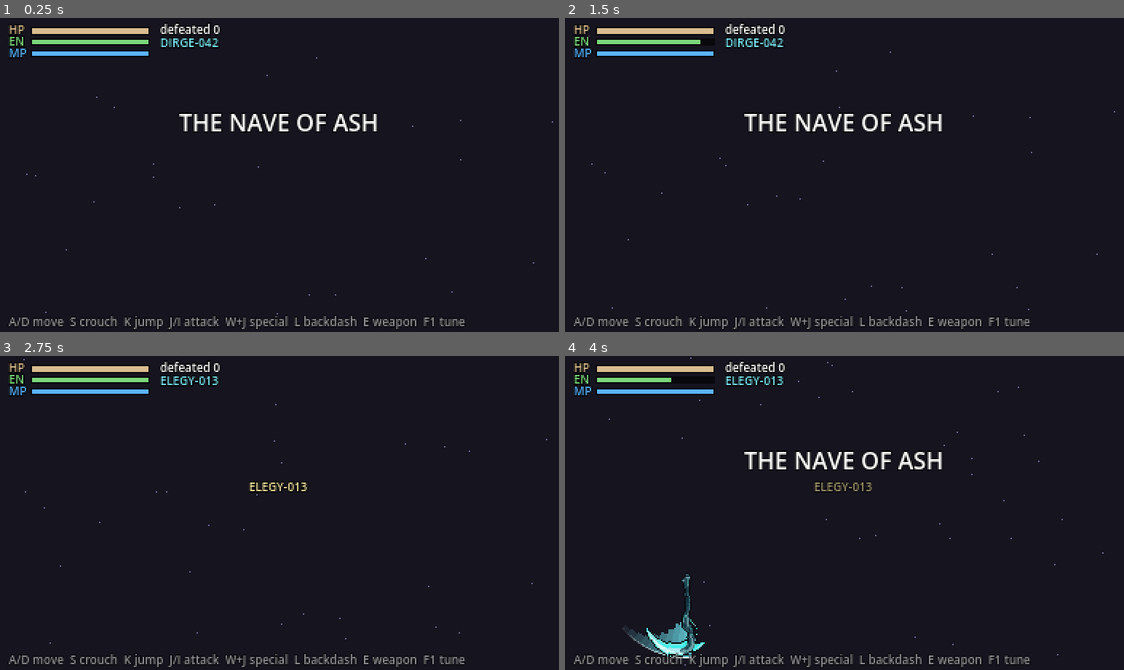
Above: before the commit, frames 1-4 (two rows, left to right).
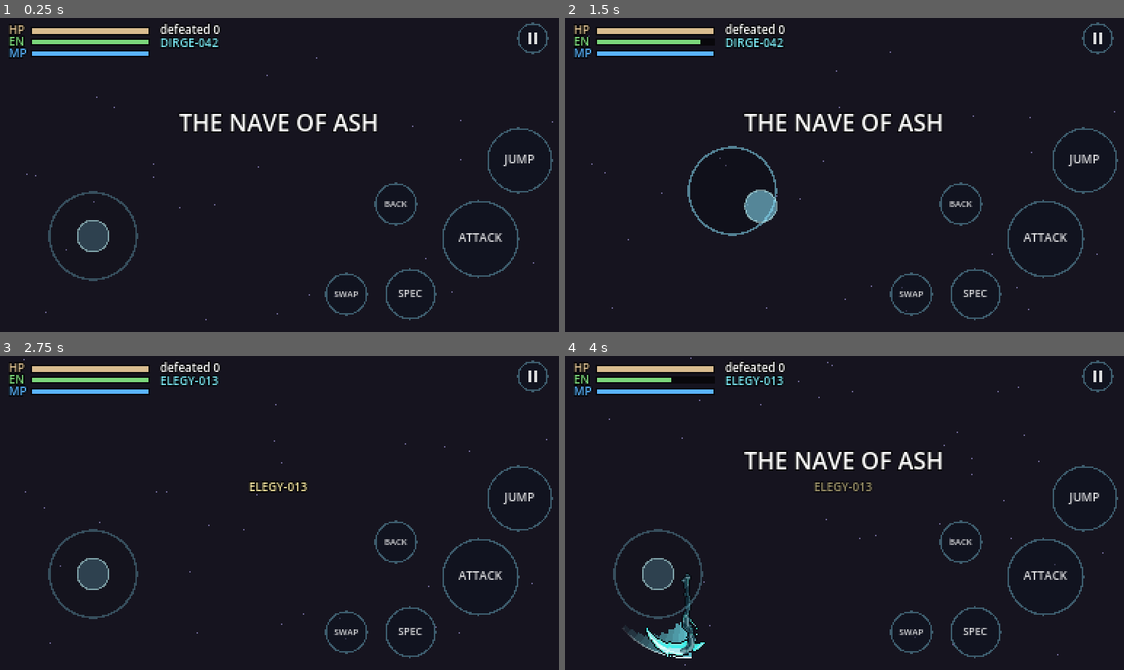
Above: after the commit, the same moments.

Repository: ferasalm/new-vania
Game: Godot game, scene res://main.tscn
Two runs of this game, one before a commit and one after it. Both use one fixed random seed, a clock stepped at 60 frames per second and the inputs below.
Inputs (mouse positions are in pixels of both pictures, inside the frame that each line leads up to):
- Up to frame 1 (0.25 s): no input
- Up to frame 2 (1.5 s): tap Enter at 0.5 s; move the mouse to (967, 159) at 0.52 s; hold D (right) 0.53-1.25 s; tap J (attack) at 0.6 s; click (967, 159) at 0.67 s; tap K (jump) at 0.77, 1.07 s; tap I (attack2) at 0.8 s; drag from (732, 190) to (816, 237) at 1.27 s
- Up to frame 3 (2.75 s): move the mouse to (335, 443) at 2.02 s; hold A (left) from 2.03 s (still down); hold K (jump) from 2.03 s (still down); tap E (swap) at 2.1 s; click (335, 443) at 2.17 s
- Up to frame 4 (4 s): release A (left) at 2.75 s; release K (jump) at 2.75 s; tap R (restart) at 2.75 s; drag from (816, 575) to (676, 465) at 2.77 s; move the mouse to (1012, 560) at 3.52 s; hold D (right) from 3.53 s (still down); tap J (attack) at 3.6 s; click (1012, 560) at 3.67 s; tap K (jump) at 3.77 s; tap I (attack2) at 3.8 s

The runs differ from the first frame. In frame 1, 3.2% of the frame differs, in the area x 1-99%, y 1-100%; in frame 2, 3.2%; in frame 3, 3.2%; in frame 4, 3.3%.
Error in both runs: Cannot call method 'get_width' on a null value. (res://door.gd:64)

Commit message:
feat(feel-v3): android touch controls and debug APK build
The touch rig feeds the same InputMap actions as the keyboard, so the
gameplay code is untouched. Layout follows the input GDD where the
prototype has the verb: floating stick in the left 42%, down-zone crouch
(25 deg entry / 45 deg exit, 90 ms guard), one large attack button that
alternates hands, jump, special, swap, a11y backdash button plus the
double-tap-back gesture, a world-anchored cache bubble, and a pause
surface with room jumps.

Textures and audio now load through imported resources first (APK/PCK)
with the raw-file path kept for cold clones. Adds the Android export
preset (arm64, landscape, gl_compatibility, ETC2/ASTC) and documents
install, controls and rebuild steps.

Refs: design/gdd/input-control-mapping.md

Diff:
--- a/prototypes/feel-v3/audio.gd
+++ b/prototypes/feel-v3/audio.gd
@@ -56,14 +56,21 @@
 
 
 func _load(rel: String) -> AudioStream:
-	var path := ProjectSettings.globalize_path(BASE + rel)
-	if not FileAccess.file_exists(path):
-		return null
-	if rel.to_lower().ends_with(".ogg"):
-		return AudioStreamOggVorbis.load_from_file(path)
-	if rel.to_lower().ends_with(".wav"):
-		return AudioStreamWAV.load_from_file(path)
-	return null
+	# imported projects and exported builds: use the imported stream
+	var path := BASE + rel
+	var st: AudioStream = null
+	if ResourceLoader.exists(path):
+		st = load(path) as AudioStream
+	# cold clone with no import step: read the raw file through FileAccess
+	if st == null:
+		var bytes := FileAccess.get_file_as_bytes(path)
+		if bytes.is_empty():
+			return null
+		if rel.to_lower().ends_with(".ogg"):
+			st = AudioStreamOggVorbis.load_from_buffer(bytes)
+		elif rel.to_lower().ends_with(".wav"):
+			st = AudioStreamWAV.load_from_buffer(bytes)
+	return st
 
 
 func count(group: String) -> int:
--- a/prototypes/feel-v3/game.gd
+++ b/prototypes/feel-v3/game.gd
@@ -61,15 +61,22 @@
 
 
 func tex(rel: String) -> Texture2D:
-	# Raw PNG loading (same trick as v2): runs from a cold clone with no import step.
+	# imported projects and exported builds use the imported texture; a cold clone
+	# with no import step falls back to the raw PNG.
 	if _tex.has(rel):
 		return _tex[rel]
-	var path := ProjectSettings.globalize_path("res://assets/" + rel)
+	# imported projects and exported builds: use the imported texture
+	var res_path := "res://assets/" + rel
 	var t: Texture2D = null
-	if FileAccess.file_exists(path):
-		var img := Image.load_from_file(path)
-		if img != null:
-			t = ImageTexture.create_from_image(img)
+	if ResourceLoader.exists(res_path):
+		t = load(res_path) as Texture2D
+	# cold clone with no import step: read the raw PNG through FileAccess
+	if t == null:
+		var bytes := FileAccess.get_file_as_bytes(res_path)
+		if not bytes.is_empty():
+			var img := Image.new()
+			if img.load_png_from_buffer(bytes) == OK:
+				t = ImageTexture.create_from_image(img)
 	if t == null:
 		push_error("missing texture " + rel)
 	_tex[rel] = t
--- a/prototypes/feel-v3/hud.gd
+++ b/prototypes/feel-v3/hud.gd
@@ -22,6 +22,8 @@
 var _fade: ColorRect
 var _banner_t := 0.0
 var _toast_t := 0.0
+var _hint: Label
+var touch_mode := false
 
 
 func _ready() -> void:
@@ -47,8 +49,8 @@
 	_kills = _label("", Vector2(110, 2))
 	_weapon = _label("", Vector2(110, 11))
 	_weapon.modulate = Color("#7BE6F2")
-	var hint := _label("A/D move  S crouch  K jump  J/I attack  W+J special  L backdash  E weapon  F1 tune", Vector2(6, 203))
-	hint.modulate = Color(1, 1, 1, 0.55)
+	_hint = _label("A/D move  S crouch  K jump  J/I attack  W+J special  L backdash  E weapon  F1 tune", Vector2(6, 203))
+	_hint.modulate = Color(1, 1, 1, 0.55)
 	_banner = _centered(Vector2(0, 60), 16)
 	_toast = _centered(Vector2(0, 84), 8)
 	_toast.modulate = Color("#F2E3A0")
@@ -107,6 +109,7 @@
 	_banner.modulate.a = clampf(_banner_t, 0.0, 1.0)
 	_toast_t = maxf(0.0, _toast_t - delta)
 	_toast.modulate.a = clampf(_toast_t * 2.0, 0.0, 1.0)
+	_hint.visible = not touch_mode
 
 
 func flash(name: String) -> void:
--- a/prototypes/feel-v3/main.gd
+++ b/prototypes/feel-v3/main.gd
@@ -12,6 +12,7 @@
 const Boss := preload("res://boss.gd")
 const Hud := preload("res://hud.gd")
 const TuningPanel := preload("res://tuning_panel.gd")
+const Touch := preload("res://touch.gd")
 const ROOMS := ["church", "library", "save", "lab", "boss"]
 const TITLES := {"church": "THE NAVE OF ASH", "library": "THE UNREAD STACKS", "save": "CACHE STATION 002",
 	"lab": "SPECIMEN HALL", "boss": "THE PALLBEARER"}
@@ -22,6 +23,7 @@
 var cam: Camera2D
 var hud: CanvasLayer
 var panel: CanvasLayer
+var touch: Control
 var boss: Node2D
 var room_name := ""
 var enemies: Array = []
@@ -43,6 +45,11 @@
 	add_child(hud)
 	panel = TuningPanel.new()
 	add_child(panel)
+	var touch_layer := CanvasLayer.new()
+	touch_layer.layer = 30
+	add_child(touch_layer)
+	touch = Touch.new()
+	touch_layer.add_child(touch)
 	var start := "church"
 	for a in OS.get_cmdline_user_args():
 		if a.begins_with("room=") and ROOMS.has(a.substr(5)):
@@ -172,7 +179,8 @@
 	if not room.spawns.has("M"):
 		return
 	var near: bool = absf(player.global_position.x - room.spawns["M"].x) < 30.0 and player.is_on_floor()
-	hud.prompt("W: cache memory (heal and save)" if near else "")
+	var touch_on: bool = touch != null and touch.active
+	hud.prompt("" if touch_on else ("W: cache memory (heal and save)" if near else ""))
 	if near and Input.is_action_just_pressed("up") and player.state == "move":
 		saved = true
 		player.hp = T.v("player_hp")
@@ -210,7 +218,8 @@
 	if room.doors.has("left"):
 		room.doors["left"].locked = false
 	ring_fx(room.size / 2.0, 160.0, Color(1.0, 0.85, 0.4))
-	hud.toast("LAID TO REST  -  the prototype ends here. R plays again.", 8.0)
+	var again := "pause > restart" if touch != null and touch.active else "R plays again"
+	hud.toast("LAID TO REST  -  the prototype ends here. %s." % again, 8.0)
 	Sfx.play_music("music_save")
 
 
--- a/prototypes/feel-v3/project.godot
+++ b/prototypes/feel-v3/project.godot
@@ -25,8 +25,16 @@
 window/stretch/mode="viewport"
 window/stretch/aspect="keep"
 window/stretch/scale_mode="integer"
+window/handheld/orientation=4
+
+[input_devices]
+
+pointing/emulate_touch_from_mouse=true
 
 [rendering]
 
+renderer/rendering_method="gl_compatibility"
+renderer/rendering_method.mobile="gl_compatibility"
+textures/vram_compression/import_etc2_astc=true
 textures/canvas_textures/default_texture_filter=0
 environment/defaults/default_clear_color=Color(0.086, 0.078, 0.133, 1)
--- /dev/null
+++ b/prototypes/feel-v3/touch.gd
@@ -0,0 +1,374 @@
+# PROTOTYPE - NOT FOR PRODUCTION
+# The touch rig for Android: a floating stick in the left 42% of the screen and
+# a button cluster on the right. It feeds the same InputMap actions the keyboard
+# uses (game.gd), so player.gd, main.gd, enemy.gd and boss.gd do not know it
+# exists. Follows design/gdd/input-control-mapping.md where the prototype has
+# the verb: stick left 42%, crouch is the stick's down-zone (25 deg entry /
+# 45 deg exit, 90 ms hold guard), attack is the largest and innermost button,
+# jump sits above it, backdash is double-tap-back on the stick, and a small BACK
+# button is the a11y direct press. The save terminal gets a world-anchored bubble.
+extends Control
+
+const VIEW := Vector2(384, 216)
+const ZONE_X := 384.0 * 0.42
+const REST := Vector2(64, 150)
+const STICK_R := 30.0
+const KNOB_R := 11.0
+const DEAD := 0.22
+const CROUCH_ENTER := 0.4363323129985824   # 25 degrees
+const CROUCH_EXIT := 0.7853981633974483    # 45 degrees
+const CROUCH_MAG := 0.65
+const CROUCH_OUT := 0.40
+const CROUCH_GUARD := 0.09
+const BACK_WINDOW := 0.28
+const BACK_FLICK := 0.55
+const BUBBLE_R := 22.0
+
+const BTN := [
+	{"id": "attack", "pos": Vector2(330, 152), "r": 26.0, "label": "ATTACK", "size": 8},
+	{"id": "jump", "pos": Vector2(357, 98), "r": 22.0, "label": "JUMP", "size": 8},
+	{"id": "special", "pos": Vector2(282, 190), "r": 17.0, "label": "SPEC", "size": 7},
+	{"id": "swap", "pos": Vector2(238, 190), "r": 14.0, "label": "SWAP", "size": 6},
+	{"id": "backdash", "pos": Vector2(272, 128), "r": 14.0, "label": "BACK", "size": 6},
+	{"id": "pause", "pos": Vector2(366, 14), "r": 10.0, "label": "", "size": 6},
+]
+const ROOM_LABELS := {"church": "CHURCH", "library": "LIBRARY", "save": "CACHE", "lab": "LAB", "boss": "BOSS"}
+
+var active := false
+var paused := false
+
+var _stick_id := -1
+var _origin := REST
+var _vec := Vector2.ZERO
+var _crouch_t := 0.0
+var _crouch_on := false
+var _back_t := -1.0
+var _bind := {}          # finger index -> {kind, id}
+var _down := {}          # button id -> finger index (for the pressed look)
+var _next_attack := "attack"
+var _bubble_on := false
+var _bubble_pos := Vector2.ZERO
+var _overlay: CanvasLayer
+
+
+func _ready() -> void:
+	mouse_filter = Control.MOUSE_FILTER_IGNORE
+	process_mode = Node.PROCESS_MODE_ALWAYS
+	size = VIEW
+	active = OS.has_feature("mobile") or DisplayServer.is_touchscreen_available() \
+		or OS.get_cmdline_user_args().has("--touch") or OS.get_cmdline_user_args().has("touch")
+	visible = active
+	set_process(active)
+	set_process_input(active)
+	_build_menu()
+	if active and G.main != null and G.main.hud != null:
+		G.main.hud.touch_mode = true
+	queue_redraw()
+
+
+func _build_menu() -> void:
+	# The pause surface: one corner control outside every other zone (GDD TR-INP-001).
+	_overlay = CanvasLayer.new()
+	_overlay.layer = 40
+	_overlay.process_mode = Node.PROCESS_MODE_ALWAYS
+	_overlay.visible = false
+	add_child(_overlay)
+	var dim := ColorRect.new()
+	dim.color = Color(0.02, 0.02, 0.05, 0.82)
+	dim.size = VIEW
+	_overlay.add_child(dim)
+	var center := CenterContainer.new()
+	center.size = VIEW
+	_overlay.add_child(center)
+	var col := VBoxContainer.new()
+	col.add_theme_constant_override("separation", 3)
+	center.add_child(col)
+	_menu_button(col, "RESUME", _resume)
+	_menu_button(col, "RESTART", _restart)
+	for room in ROOM_LABELS:
+		_menu_button(col, ROOM_LABELS[room], _goto_room.bind(room))
+
+
+func _menu_button(col: VBoxContainer, text: String, cb: Callable) -> void:
+	var b := Button.new()
+	b.text = text
+	b.custom_minimum_size = Vector2(132, 17)
+	b.add_theme_font_size_override("font_size", 9)
+	b.pressed.connect(cb)
+	col.add_child(b)
+
+
+func _input(event: InputEvent) -> void:
+	if not active or paused:
+		return
+	if event is InputEventScreenTouch:
+		if event.pressed:
+			_down_at(event.index, event.position)
+		else:
+			_up_at(event.index)
+		get_viewport().set_input_as_handled()
+	elif event is InputEventScreenDrag:
+		_drag_at(event.index, event.position)
+		get_viewport().set_input_as_handled()
+
+
+func _process(delta: float) -> void:
+	if not active or paused:
+		return
+	if _stick_id >= 0:
+		_update_crouch(delta)
+	var near := _near_terminal()
+	if near != _bubble_on:
+		_bubble_on = near
+		queue_redraw()
+	if _bubble_on:
+		var p := _terminal_screen_pos()
+		if p != _bubble_pos:
+			_bubble_pos = p
+			queue_redraw()
+
+
+func _down_at(id: int, pos: Vector2) -> void:
+	if _bind.has(id):
+		return
+	# the interact bubble wins over everything under it
+	if _bubble_on and pos.distance_to(_bubble_pos) <= BUBBLE_R + 8.0:
+		_bind[id] = {"kind": "bubble"}
+		_tap("up")
+		return
+	# buttons first (the cluster sits outside the stick zone)
+	for b in BTN:
+		if pos.distance_to(b["pos"]) <= float(b["r"]) + 10.0:
+			_bind[id] = {"kind": "button", "id": b["id"]}
+			_down[b["id"]] = id
+			_button_down(b["id"])
+			queue_redraw()
+			return
+	# the floating stick: it appears where the thumb lands, inside the left 42%
+	if pos.x <= ZONE_X and _stick_id < 0:
+		_stick_id = id
+		_bind[id] = {"kind": "stick"}
+		_origin = pos.clamp(Vector2(STICK_R + 4.0, STICK_R + 4.0), VIEW - Vector2(STICK_R + 4.0, STICK_R + 4.0))
+		_vec = Vector2.ZERO
+		_crouch_t = 0.0
+		queue_redraw()
+
+
+func _drag_at(id: int, pos: Vector2) -> void:
+	if String(_bind.get(id, {}).get("kind", "")) != "stick":
+		return
+	_vec = (pos - _origin) / STICK_R
+	if _vec.length() > 1.0:
+		_vec = _vec.normalized()
+	_apply_move()
+	queue_redraw()
+
+
+func _up_at(id: int) -> void:
+	var b: Dictionary = _bind.get(id, {})
+	if b.is_empty():
+		return
+	_bind.erase(id)
+	match String(b.get("kind", "")):
+		"stick":
+			_backdash_check()
+			_stick_id = -1
+			_vec = Vector2.ZERO
+			_release_move()
+			queue_redraw()
+		"button":
+			var bid := String(b["id"])
+			_down.erase(bid)
+			_button_up(bid)
+			queue_redraw()
+
+
+func _apply_move() -> void:
+	Input.action_release("left")
+	Input.action_release("right")
+	if _vec.x < -DEAD:
+		Input.action_press("left", minf(1.0, -_vec.x))
+	elif _vec.x > DEAD:
+		Input.action_press("right", minf(1.0, _vec.x))
+
+
+func _update_crouch(delta: float) -> void:
+	# GDD TR-INP-066: narrow entry (25 deg / 0.65, 90 ms guard), wide exit (45 deg / 0.40)
+	var mag := _vec.length()
+	var ang := absf(_vec.angle_to(Vector2.DOWN))
+	var in_enter := mag >= CROUCH_MAG and ang <= CROUCH_ENTER
+	var in_exit := mag >= CROUCH_OUT and ang <= CROUCH_EXIT
+	if not _crouch_on:
+		if in_enter:
+			_crouch_t += delta
+			if _crouch_t >= CROUCH_GUARD:
+				_crouch_on = true
+				Input.action_press("down")
+		else:
+			_crouch_t = 0.0
+	elif not in_exit:
+		_crouch_on = false
+		_crouch_t = 0.0
+		Input.action_release("down")
+
+
+func _release_move() -> void:
+	Input.action_release("left")
+	Input.action_release("right")
+	Input.action_release("down")
+	_crouch_on = false
+	_crouch_t = 0.0
+
+
+func _backdash_check() -> void:
+	# GDD TR-INP-056: flick back -> release -> flick back, both inside 280 ms.
+	var p: Node = G.main.player if G.main != null else null
+	if p == null:
+		return
+	if _vec.x * float(p.facing) > -BACK_FLICK or absf(_vec.x) < absf(_vec.y):
+		return
+	var now := Time.get_ticks_msec() / 1000.0
+	if _back_t >= 0.0 and now - _back_t <= BACK_WINDOW:
+		_back_t = -1.0
+		_tap("backdash")
+	else:
+		_back_t = now
+
+
+func _button_down(id: String) -> void:
+	match id:
+		"attack":
+			# one Attack verb (GDD TR-INP-002): alternate the hands so the
+			# prototype's faster two-hand chain survives on one button.
+			var a := _next_attack
+			_next_attack = "attack2" if a == "attack" else "attack"
+			_tap(a)
+		"jump":
+			Input.action_press("jump")
+		"special":
+			# Up + Attack = the blade wave; both edges land before the physics tick.
+			Input.action_release("up")
+			Input.action_press("up")
+			Input.action_release("attack")
+			Input.action_press("attack")
+			_release_soon(["up", "attack"])
+		"swap":
+			_tap("swap")
+		"backdash":
+			_tap("backdash")
+		"pause":
+			_pause()
+
+
+func _button_up(id: String) -> void:
+	if id == "jump":
+		Input.action_release("jump")
+
+
+func _tap(action: String) -> void:
+	Input.action_release(action)
+	Input.action_press(action)
+	_release_soon([action])
+
+
+func _release_soon(actions: Array) -> void:
+	await get_tree().create_timer(0.05).timeout
+	for a in actions:
+		Input.action_release(a)
+
+
+func _release_all() -> void:
+	for a in ["left", "right", "down", "jump", "attack", "attack2", "up", "backdash", "swap"]:
+		Input.action_release(a)
+	_stick_id = -1
+	_vec = Vector2.ZERO
+	_crouch_on = false
+	_crouch_t = 0.0
+	_bind.clear()
+	_down.clear()
+
+
+func _pause() -> void:
+	_release_all()
+	paused = true
+	_overlay.visible = true
+	get_tree().paused = true
+	queue_redraw()
+
+
+func _resume() -> void:
+	_overlay.visible = false
+	get_tree().paused = false
+	paused = false
+	queue_redraw()
+
+
+func _restart() -> void:
+	if G.main == null or G.main._busy:
+		return
+	_resume()
+	G.main.player.hp = 0.0
+	G.main.enter("save" if G.main.saved else "church", "M" if G.main.saved else "P")
+
+
+func _goto_room(room: String) -> void:
+	if G.main == null or G.main._busy:
+		return
+	_resume()
+	G.main.player.hp = 0.0
+	G.main.enter(room, "P" if room == "church" else "left")
+
+
+func _near_terminal() -> bool:
+	if G.main == null or G.main.player == null or G.main.room == null:
+		return false
+	if not G.main.room.spawns.has("M"):
+		return false
+	var p: Node = G.main.player
+	return absf(p.global_position.x - G.main.room.spawns["M"].x) < 30.0 and p.is_on_floor()
+
+
+func _terminal_screen_pos() -> Vector2:
+	var at: Vector2 = G.main.room.spawns["M"] + Vector2(0, -44)
+	var p: Vector2 = G.main.get_viewport().get_canvas_transform() * at
+	return p.clamp(Vector2(BUBBLE_R + 2.0, BUBBLE_R + 2.0), VIEW - Vector2(BUBBLE_R + 2.0, BUBBLE_R + 2.0))
+
+
+func _notification(what: int) -> void:
+	# a call or the home button must not leave the stick held down
+	if what == NOTIFICATION_APPLICATION_FOCUS_OUT or what == NOTIFICATION_WM_WINDOW_FOCUS_OUT:
+		_release_all()
+
+
+func _draw() -> void:
+	if not active or paused:
+		return
+	# the stick: faint at rest, solid under the thumb
+	var base := _origin if _stick_id >= 0 else REST
+	var a := 0.38 if _stick_id >= 0 else 0.13
+	draw_circle(base, STICK_R, Color(0.03, 0.04, 0.07, a))
+	draw_arc(base, STICK_R, 0.0, TAU, 32, Color(0.55, 0.9, 1.0, a + 0.15), 1.5)
+	var knob := base + _vec * STICK_R if _stick_id >= 0 else base
+	draw_circle(knob, KNOB_R, Color(0.55, 0.9, 1.0, 0.22 if _stick_id < 0 else 0.55))
+	draw_arc(knob, KNOB_R, 0.0, TAU, 24, Color(0.8, 1.0, 1.0, 0.5), 1.0)
+	# the cluster
+	for b in BTN:
+		var on: bool = _down.has(b["id"])
+		draw_circle(b["pos"], float(b["r"]), Color(0.55, 0.9, 1.0, 0.55) if on else Color(0.05, 0.07, 0.12, 0.55))
+		draw_arc(b["pos"], float(b["r"]), 0.0, TAU, 28, Color(0.55, 0.9, 1.0, 0.7 if on else 0.35), 1.2)
+		if b["id"] == "pause":
+			draw_rect(Rect2(b["pos"] + Vector2(-3, -4), Vector2(2, 8)), Color(1, 1, 1, 0.85))
+			draw_rect(Rect2(b["pos"] + Vector2(1, -4), Vector2(2, 8)), Color(1, 1, 1, 0.85))
+		elif String(b["label"]) != "":
+			_text_centered(String(b["label"]), b["pos"], int(b["size"]), Color(1, 1, 1, 0.85))
+	# the save terminal's floating bubble
+	if _bubble_on:
+		draw_circle(_bubble_pos, BUBBLE_R, Color(0.05, 0.25, 0.25, 0.72))
+		draw_arc(_bubble_pos, BUBBLE_R, 0.0, TAU, 28, Color(0.6, 1.0, 1.0, 0.9), 1.5)
+		_text_centered("CACHE", _bubble_pos, 7, Color(0.85, 1.0, 1.0))
+
+
+func _text_centered(text: String, at: Vector2, font_size: int, color: Color) -> void:
+	var font := ThemeDB.fallback_font
+	var w := font.get_string_size(text, HORIZONTAL_ALIGNMENT_LEFT, -1, font_size).x
+	draw_string(font, at + Vector2(-w / 2.0, font_size * 0.36), text, HORIZONTAL_ALIGNMENT_LEFT, -1, font_size, color)
Not shown, added: prototypes/feel-v3/export_presets.cfg
Not shown, added: prototypes/feel-v3/ANDROID.md
